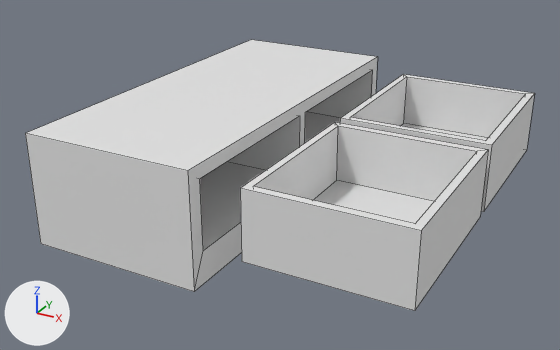
Renders of the Blender file .blender_models/drawers.blend from each side of a commit.
Camera for both pictures: a 50 mm camera at (5.39, -8.34, 4.09) aimed at (0.94, -0.26, 0.05). Every picture has the same lights, and +X, +Y and +Z are marked at lower left. The picture after the commit comes second. Mesh edges are drawn as thin lines.
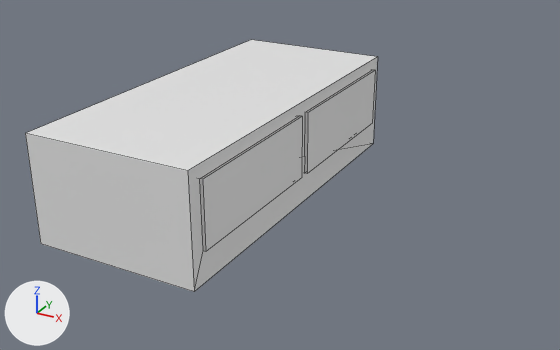
Commit message: Put drawers in where it belongs

What the commit changed:
Object 'Cube.003' (ob_cube_003) moves from (2.558, 1.214, 0.401) to (0.2, 1.214, 0.401).
Object 'Cube.004' (ob_cube_004) moves from (2.558, -1.18, 0.401) to (0.2, -1.18, 0.401).

Changed parts and their boxes (x1, y1, x2, y2) in the pictures (560 x 350 px):
'Cube.004', moved
    before: (240, 122, 488, 311)
    after: (200, 116, 302, 251)
'Cube.003', moved
    before: (340, 74, 534, 212)
    after: (304, 70, 375, 173)
